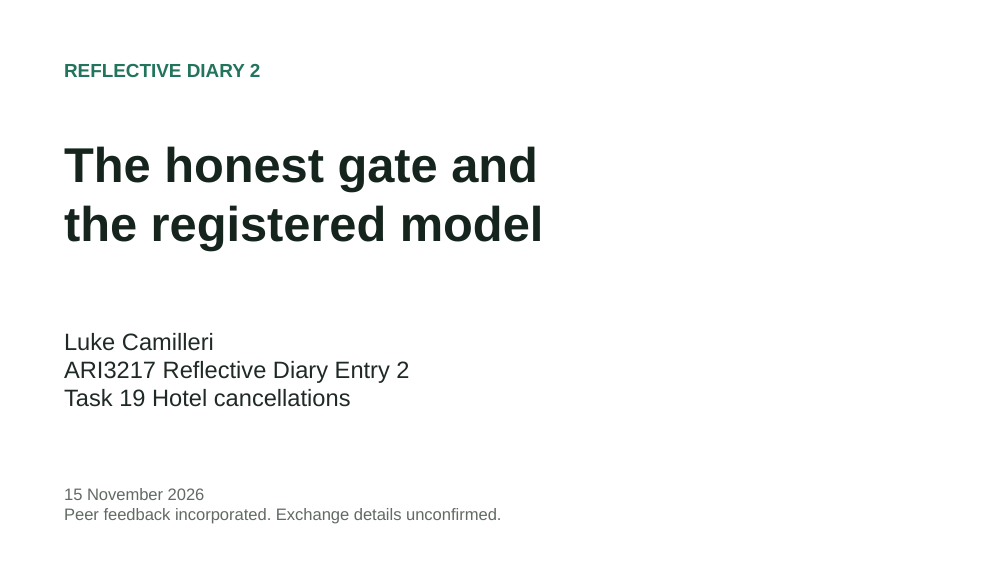
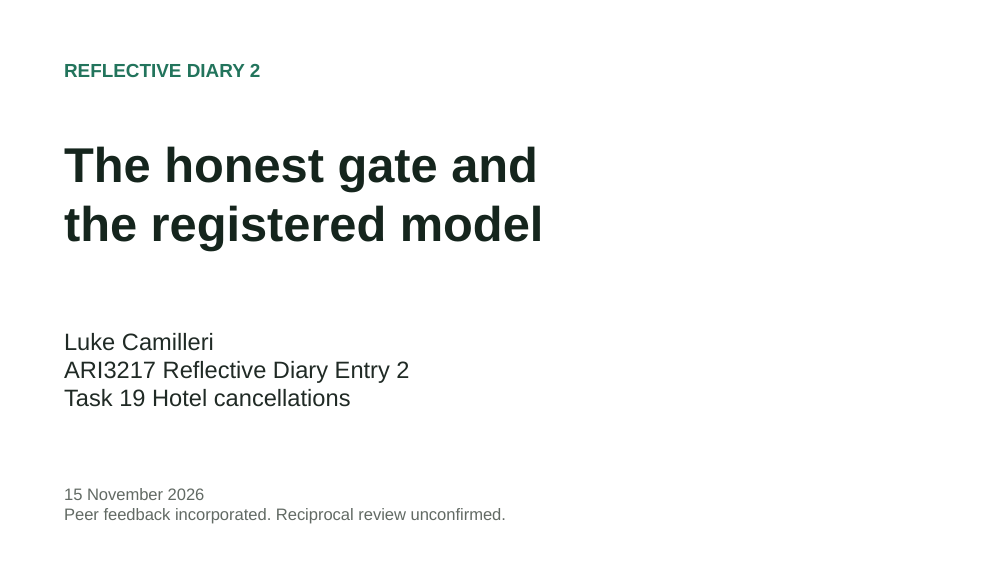
Before and after one commit to Lukecamill/hotel-cancellations, a slide deck: slide 1 of output/presentations/diary-entry-2-slides.pptx. Drawn at 1008x567 pixels with LibreOffice and Linux fonts; fonts in the diff are those of the drawing. Boxes give left, top, right and bottom in pixels: in the first picture for what was removed or moved away, otherwise in the second. Text is boxed around its words. In the diff, an @@ line names an element or a change of style, - is before the commit and + after.

```diff
--- a/output/presentations/diary-entry-2-slides.pptx
+++ b/output/presentations/diary-entry-2-slides.pptx
@@ text at <box>64,508,506,524</box>: text changed @@
-Peer feedback incorporated. Exchange details unconfirmed.
+Peer feedback incorporated. Reciprocal review unconfirmed.
```
Also in this commit, not shown: 1 other slide changed, 32 other files.
